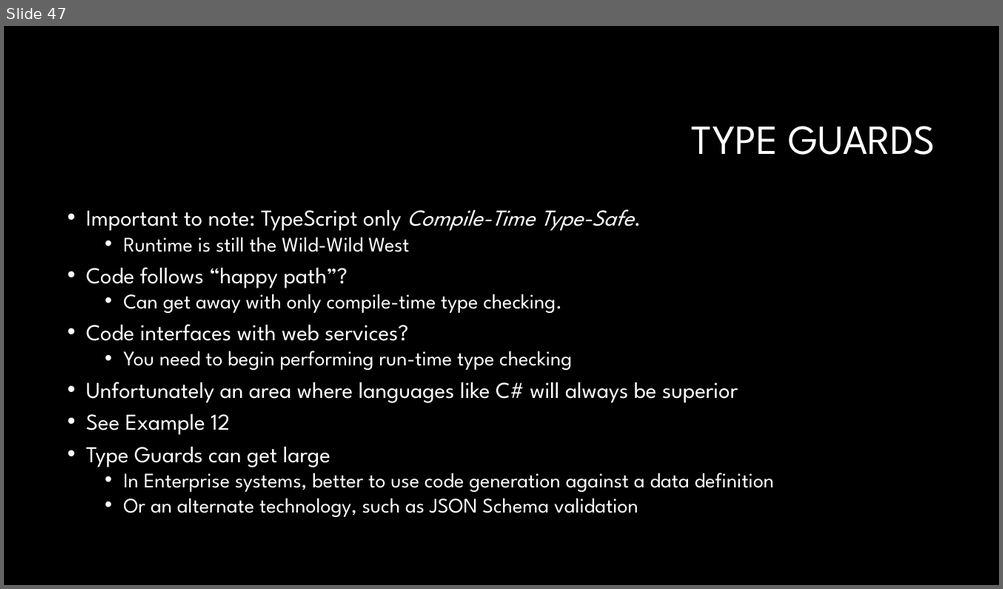
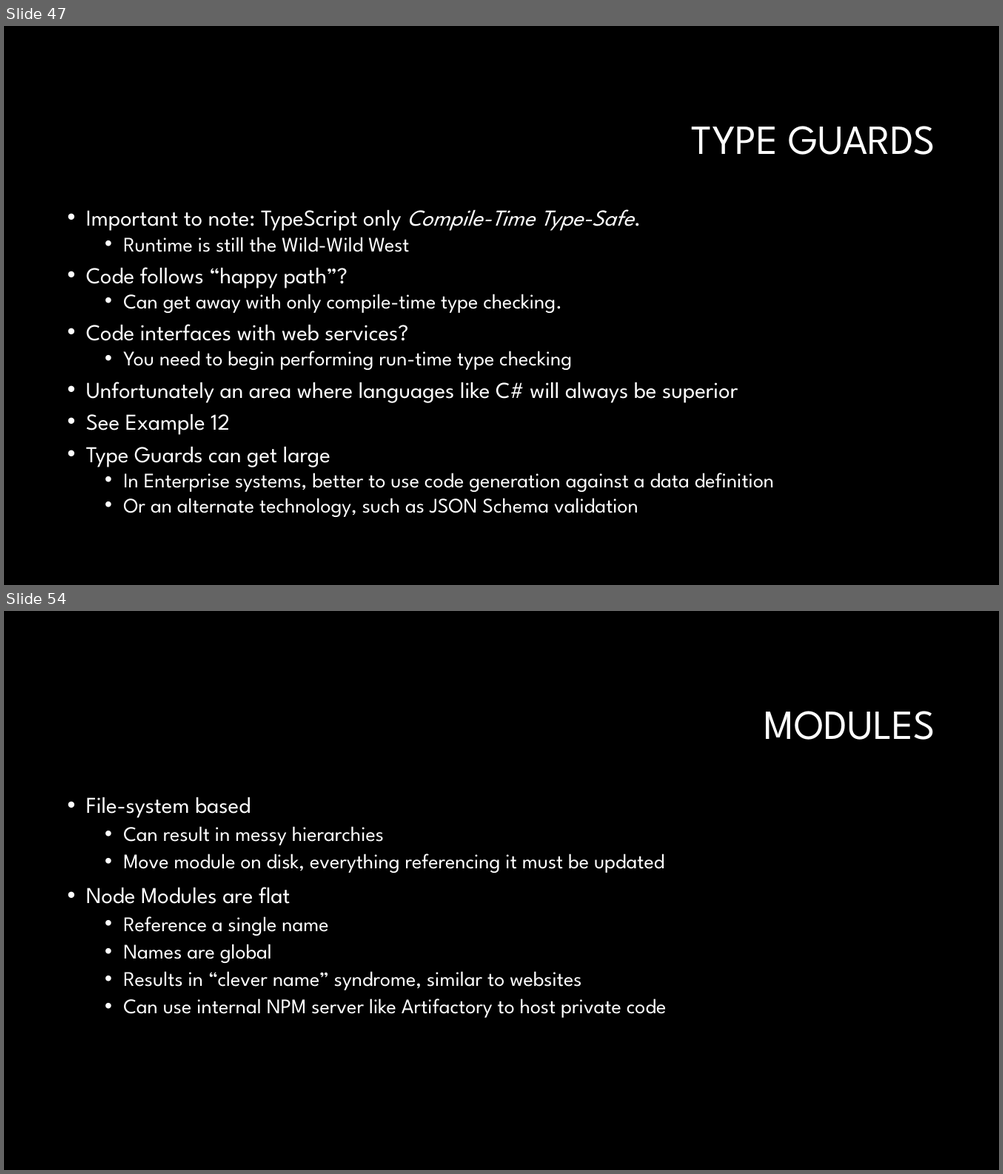
Before and after one commit to RonPenton/intro-to-typescript, a slide deck: Web development with Typescript.pptx. Shown one above the other, each under a label of ours: slide 47 before the commit, slides 47 and 54 after it; the slides between them are not shown. The pictures are 1003x589 and 1003x1174 pixels, drawn with LibreOffice and Linux fonts; fonts in the diff are those of the drawing; background and template pictures are left out. Boxes give left, top, right and bottom in pixels: in the first picture for what was removed or moved away, otherwise in the second. Text is boxed around its words. In the diff, an @@ line names an element or a change of style, - is before the commit and + after.

Commit message:
modules

```diff
--- a/Web development with Typescript.pptx
+++ b/Web development with Typescript.pptx
@@ slide 54 added at <box>4,611,999,1170</box>, background #000000 @@
@@ title added at <box>764,711,935,740</box>, 40 pt, text #FFFFFF @@
+MODULES
@@ text added at <box>86,797,666,1018</box>, 20 pt, text #FFFFFF @@
+• File-system based
+  • Can result in messy hierarchies
+  • Move module on disk, everything referencing it must be updated
+• Node Modules are flat
+  • Reference a single name
+  • Names are global
+  • Results in “clever name” syndrome, similar to websites
+  • Can use internal NPM server like Artifactory to host private code
```
Also in this commit, not shown: 7 other slides added, 10 other files.
